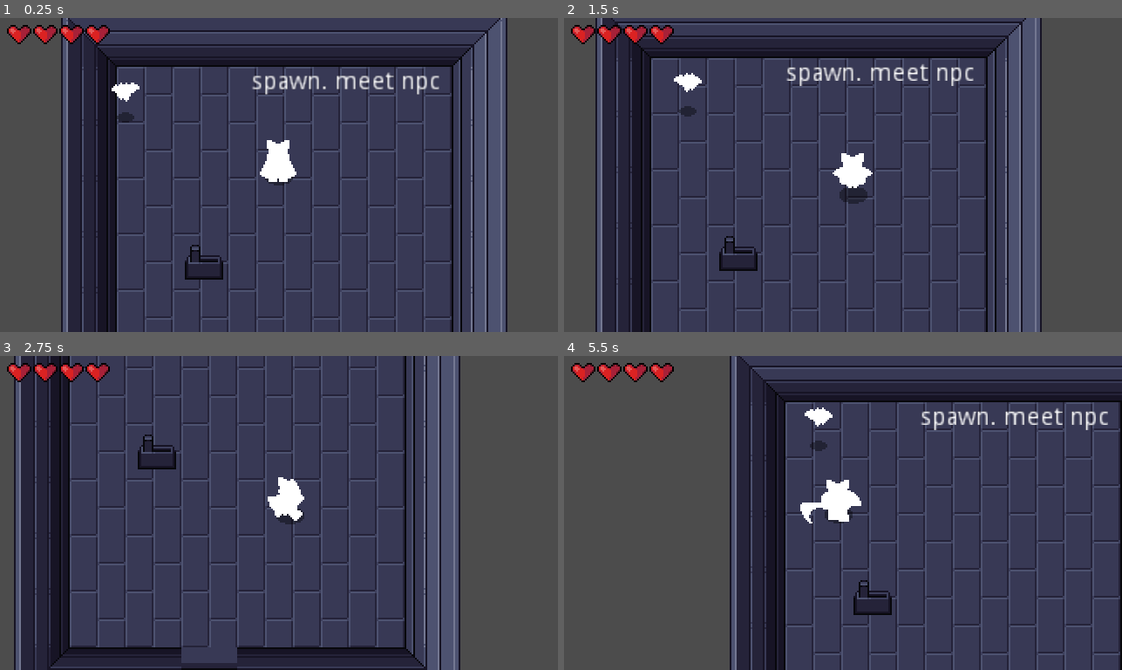
Above: before the commit, frames 1-4 (two rows, left to right).
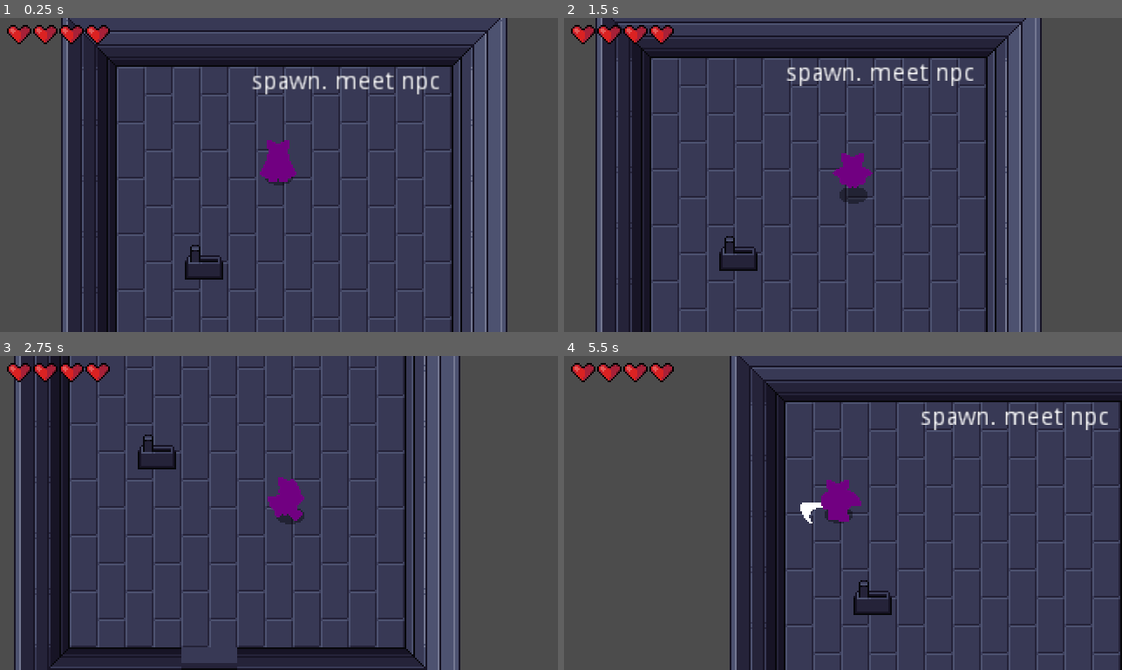
Above: after the commit, the same moments.

Repository: LiviRoseGames/DebutRPG
Game: Godot game, scene res://Scenes/World.tscn
Same seed, same stepped clock (60 frames per second), same inputs: the game is played once before the commit and once after it.
Inputs:
- Up to frame 1 (0.25 s): no input
- Up to frame 2 (1.5 s): hold Right (ui_right) 0.53-1.28 s; tap J (attack) at 0.6 s; hold Down (ui_down) from 1.28 s (still down); tap K (roll) at 1.35 s
- Up to frame 3 (2.75 s): release Down (ui_down) at 2.03 s; hold Right (ui_right) from 2.03 s (still down); tap J (attack) at 2.1 s
- Up to frame 4 (5.5 s): release Right (ui_right) at 2.78 s; hold Up (ui_up) 2.78-3.53 s; tap K (roll) at 2.85, 4.35 s; hold Left (ui_left) 3.53-5.03 s; tap J (attack) at 3.6, 5.1 s; hold Down (ui_down) from 5.03 s (still down)

The runs differ from the first frame. In frame 1, 0.8% of the frame differs, in the area x 20-54%, y 20-53%; in frame 2, 0.7%; in frame 3, 0.6%; in frame 4, 0.9%, in the area x 43-54%, y 16-53%.

Commit message:
Made first export

Diff:
--- a/DebutRPGGodot/Scenes/Bat.tscn
+++ b/DebutRPGGodot/Scenes/Bat.tscn
@@ -116,6 +116,7 @@
 material = SubResource( 12 )
 frames = SubResource( 6 )
 animation = "Fly"
+frame = 4
 playing = true
 offset = Vector2( 0, -12 )
 
--- a/DebutRPGGodot/Scenes/World.tscn
+++ b/DebutRPGGodot/Scenes/World.tscn
@@ -1683,10 +1683,58 @@
 remote_path = NodePath("../../../Camera2D")
 
 [node name="Bat" parent="YSort" instance=ExtResource( 4 )]
-position = Vector2( 42, 54 )
+position = Vector2( 201, 479 )
+
+[node name="Bat3" parent="YSort" instance=ExtResource( 4 )]
+position = Vector2( 136, 477 )
 
 [node name="Bat2" parent="YSort" instance=ExtResource( 4 )]
 position = Vector2( 98, 518 )
+
+[node name="Bat4" parent="YSort" instance=ExtResource( 4 )]
+position = Vector2( 818, 812 )
+
+[node name="Bat5" parent="YSort" instance=ExtResource( 4 )]
+position = Vector2( 753, 810 )
+
+[node name="Bat6" parent="YSort" instance=ExtResource( 4 )]
+position = Vector2( 715, 851 )
+
+[node name="Bat7" parent="YSort" instance=ExtResource( 4 )]
+position = Vector2( 572, 721 )
+
+[node name="Bat8" parent="YSort" instance=ExtResource( 4 )]
+position = Vector2( 507, 719 )
+
+[node name="Bat9" parent="YSort" instance=ExtResource( 4 )]
+position = Vector2( 469, 760 )
+
+[node name="Bat10" parent="YSort" instance=ExtResource( 4 )]
+position = Vector2( 759, 534 )
+
+[node name="Bat11" parent="YSort" instance=ExtResource( 4 )]
+position = Vector2( 694, 532 )
+
+[node name="Bat12" parent="YSort" instance=ExtResource( 4 )]
+position = Vector2( 656, 573 )
+
+[node name="Bat13" parent="YSort" instance=ExtResource( 4 )]
+position = Vector2( 822, 661 )
+
+[node name="Bat14" parent="YSort" instance=ExtResource( 4 )]
+position = Vector2( 757, 659 )
+
+[node name="Bat15" parent="YSort" instance=ExtResource( 4 )]
+position = Vector2( 719, 700 )
+
+[node name="Bat16" parent="YSort" instance=ExtResource( 4 )]
+position = Vector2( 525, 554 )
+
+[node name="Bat17" parent="YSort" instance=ExtResource( 4 )]
+position = Vector2( 460, 552 )
+
+[node name="Bat18" parent="YSort" instance=ExtResource( 4 )]
+position = Vector2( 422, 593 )
 
 [node name="Label" type="Label" parent="."]
 margin_left = 109.0
--- a/DebutRPGGodot/Scripts/Bat.gd
+++ b/DebutRPGGodot/Scripts/Bat.gd
@@ -26,6 +26,7 @@
 onready var animationPlayer = $AnimationPlayer
 
 func _ready():
+	animationPlayer.play("Stop")
 	state = pick_random_state([IDLE, WANDER])
 
 func _physics_process(delta):
--- a/DebutRPGGodot/Scripts/Player.gd
+++ b/DebutRPGGodot/Scripts/Player.gd
@@ -27,6 +27,7 @@
 
 func _ready():
 	randomize()
+	blinkAnimationPlayer.play("Stop")
 	stats.connect("no_health", self, "queue_free")
 	animationTree.active = true
 	swordHitbox.knockback_vector = roll_vector
Not shown, added: DebutRPGGodot/export_presets.cfg
Not shown, added: DebutRPGGodot/Alpha3.exe
Not shown, added: DebutRPGGodot/Alpha3.pck
